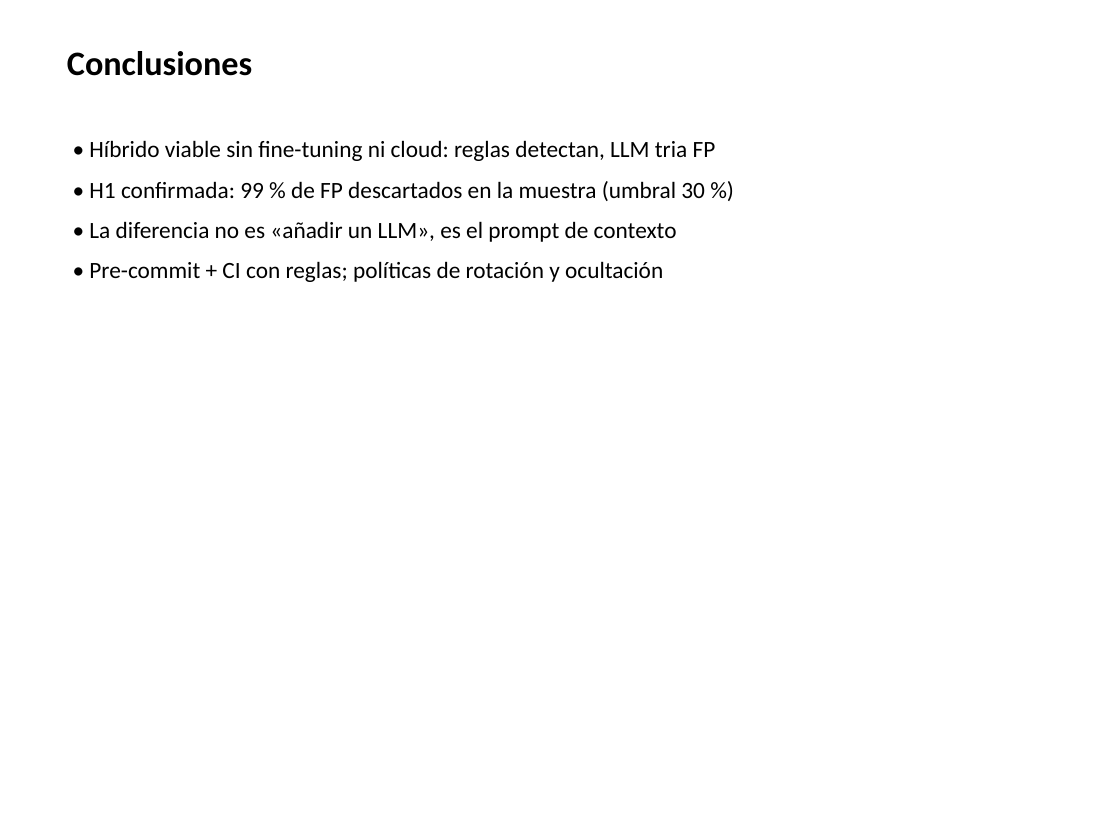
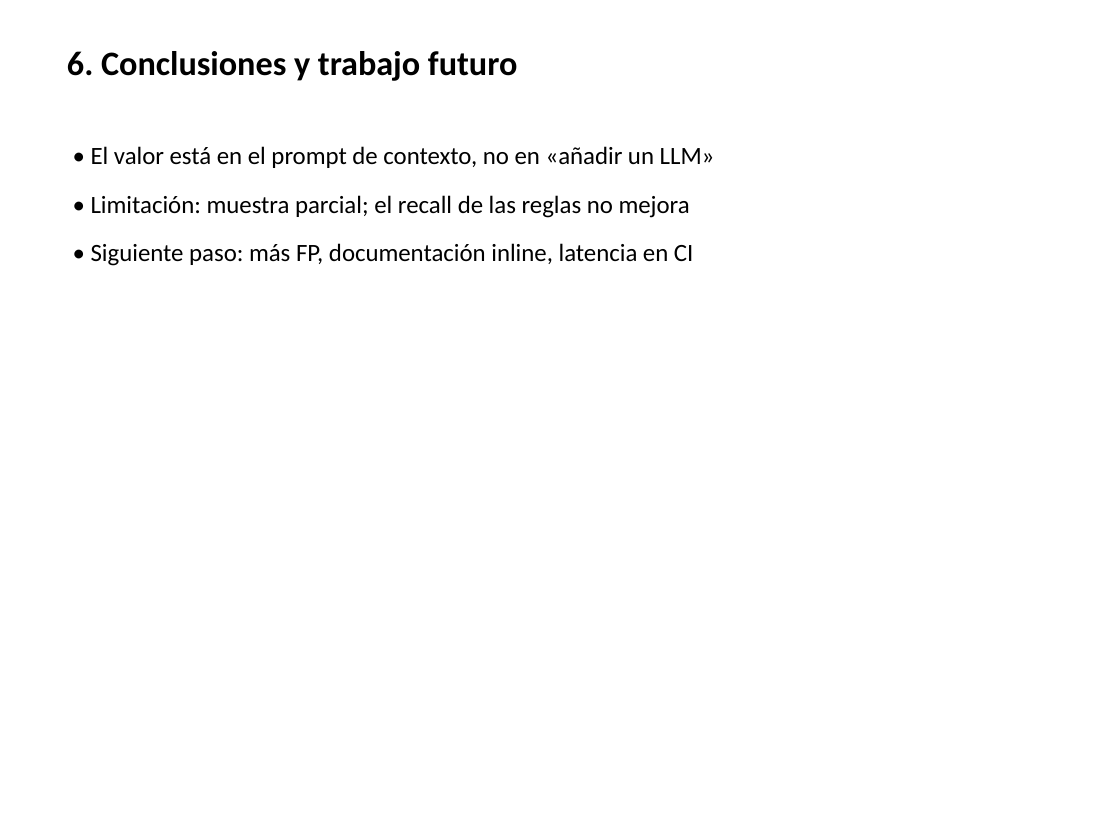
Before and after one commit to aramirezbarajas/secret-scan-tfm, a slide deck: slide 7 of docs/presentacion_defensa.pptx (slide 10 before the commit). Drawn at 1120x840 pixels with LibreOffice and Linux fonts; fonts in the diff are those of the drawing. Boxes give left, top, right and bottom in pixels: in the first picture for what was removed or moved away, otherwise in the second. Text is boxed around its words. In the diff, an @@ line names an element or a change of style, - is before the commit and + after.

```diff
--- a/docs/presentacion_defensa.pptx
+++ b/docs/presentacion_defensa.pptx
@@ text at (x1=67, y1=51, x2=517, y2=81): text changed @@
-Conclusiones
+6. Conclusiones y trabajo futuro
@@ text at (x1=91, y1=146, x2=715, y2=266): text changed; size 15 to 16 pt @@
-• Híbrido viable sin fine-tuning ni cloud: reglas detectan, LLM tria FP
-• H1 confirmada: 99 % de FP descartados en la muestra (umbral 30 %)
-• La diferencia no es «añadir un LLM», es el prompt de contexto
-• Pre-commit + CI con reglas; políticas de rotación y ocultación
+• El valor está en el prompt de contexto, no en «añadir un LLM»
+• Limitación: muestra parcial; el recall de las reglas no mejora
+• Siguiente paso: más FP, documentación inline, latencia en CI
```
Also in this commit, not shown: 3 other slides changed, 3 slides added, 7 slides removed, 2 other files.
